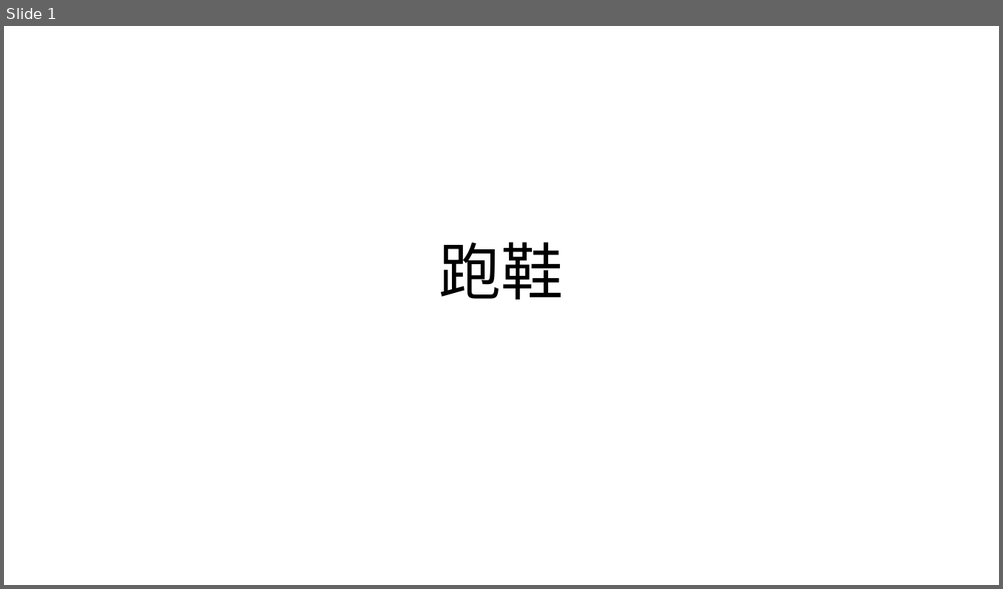
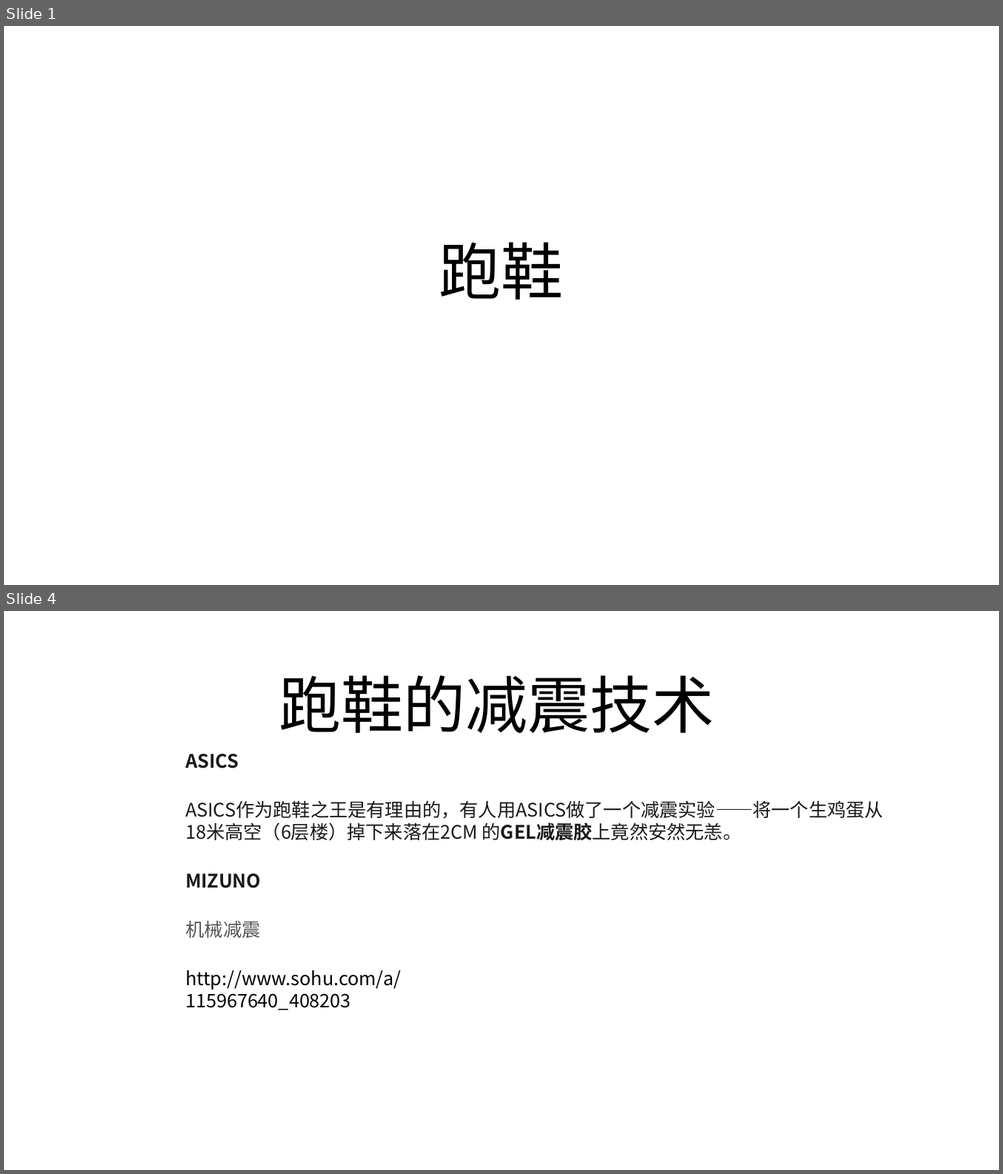
Before and after one commit to FredJiangFei/freetalk, a slide deck: 跑鞋/paoxie.pptx. Shown one above the other, each under a label of ours: slide 1 before the commit, slides 1 and 4 after it; the slides between them are not shown. The pictures are 1003x589 and 1003x1174 pixels, drawn with LibreOffice and Linux fonts; fonts in the diff are those of the drawing. Boxes give left, top, right and bottom in pixels: in the first picture for what was removed or moved away, otherwise in the second. Text is boxed around its words. In the diff, an @@ line names an element or a change of style, - is before the commit and + after.

```diff
--- a/跑鞋/paoxie.pptx
+++ b/跑鞋/paoxie.pptx
@@ slide 4 added at (4, 611, 999, 1170), background #FFFFFF @@
@@ title added at (279, 675, 714, 733), 60 pt, text #000000 @@
+跑鞋的减震技术
@@ text added at (185, 754, 239, 769), 18 pt, text #191919, bold @@
+ASICS
@@ text added at (185, 800, 883, 841), 18 pt, text #191919 @@
+ASICS作为跑鞋之王是有理由的，有人用ASICS做了一个减震实验——将一个生鸡蛋从18米高空（6层楼）掉下来落在2CM 的GEL减震胶上竟然安然无恙。
@@ text added at (185, 874, 261, 889), 18 pt, text #191919, bold @@
+MIZUNO
@@ text added at (186, 921, 261, 938), 18 pt, text #555555 @@
+机械减震
@@ text added at (185, 971, 401, 1011), 18 pt, text #000000 @@
+http://www.sohu.com/a/115967640_408203
```
Also in this commit, not shown: 5 other slides added, 1 other file.
